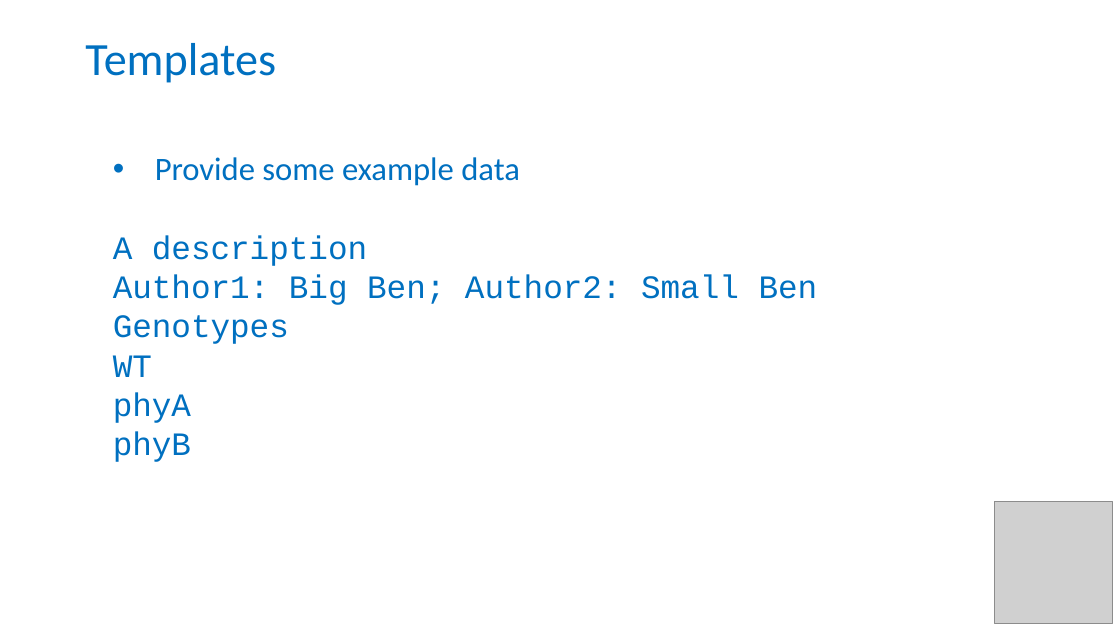
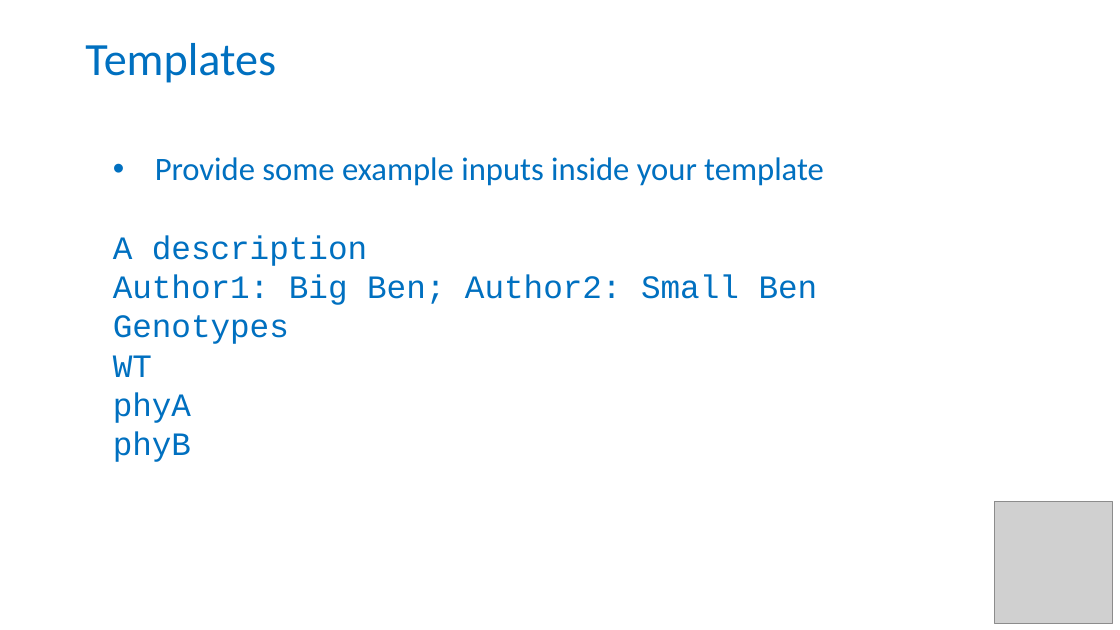
Before and after one commit to carpentries-incubator/fair-bio-practice, a slide deck: slide 7 of instructors/12-Templates.pptx. Drawn at 1120x630 pixels with LibreOffice and Linux fonts; fonts in the diff are those of the drawing; grey boxes stand for pictures. Boxes give left, top, right and bottom in pixels: in the first picture for what was removed or moved away, otherwise in the second. Text is boxed around its words. In the diff, an @@ line names an element or a change of style, - is before the commit and + after.

Commit message:
templates fixes

```diff
--- a/instructors/12-Templates.pptx
+++ b/instructors/12-Templates.pptx
@@ text at (155,157,824,186): text changed @@
-• Provide some example data
+• Provide some example inputs inside your template
```
Also in this commit, not shown: 1 other slide changed.
